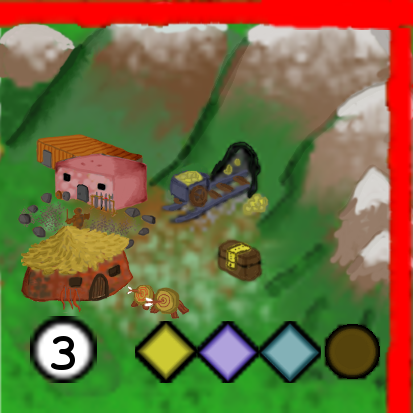
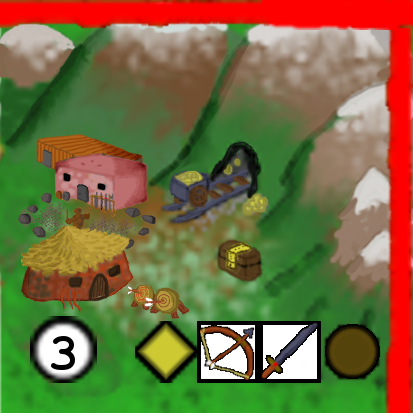
Two versions of the same layered image (413 x 413). Layer-by-layer changes:
added layer "Icono T3 Arquero.png" above "Icono T2 Soldado.png" over [197, 321, 259, 383]
added layer "Icono T2 Soldado.png" above "Icono Guardian 3.png" over [259, 321, 321, 383]
